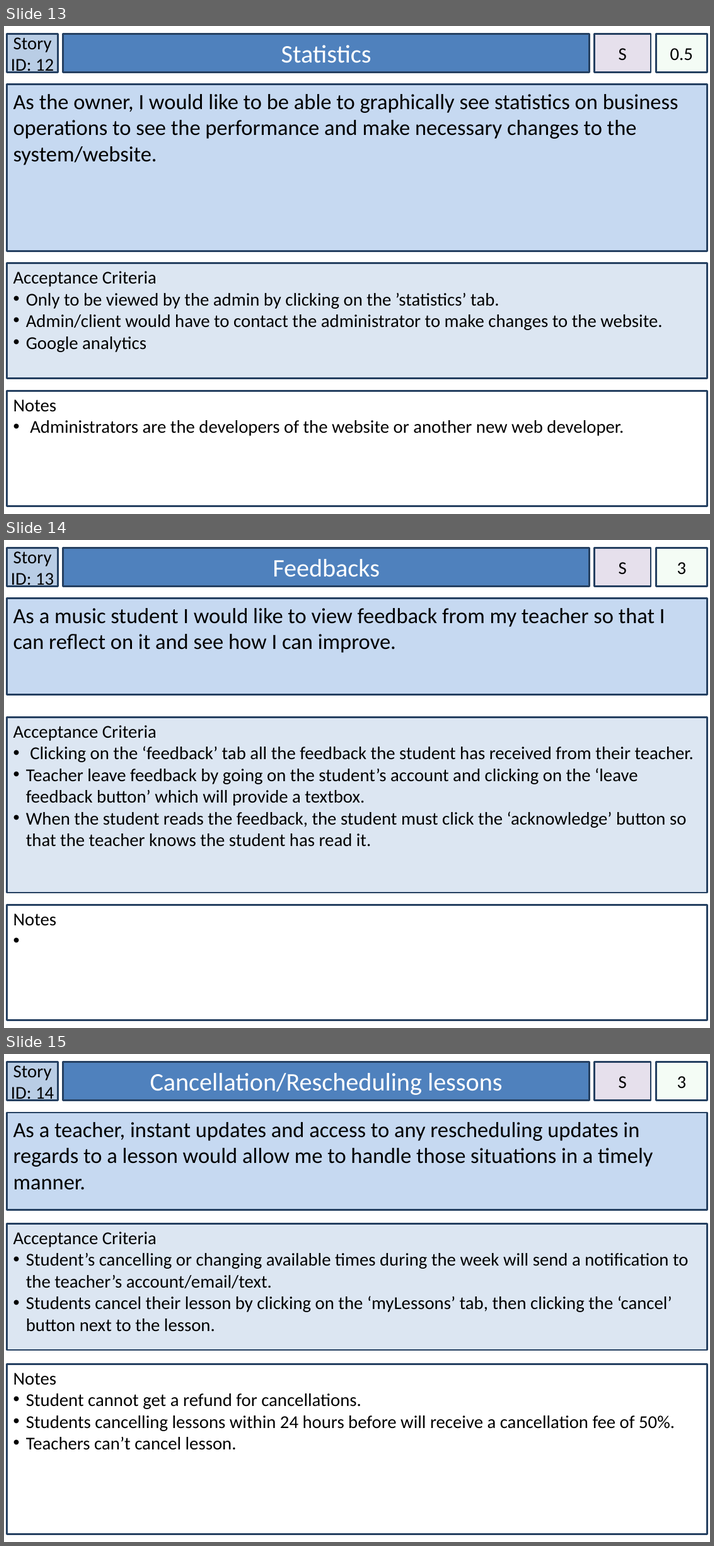
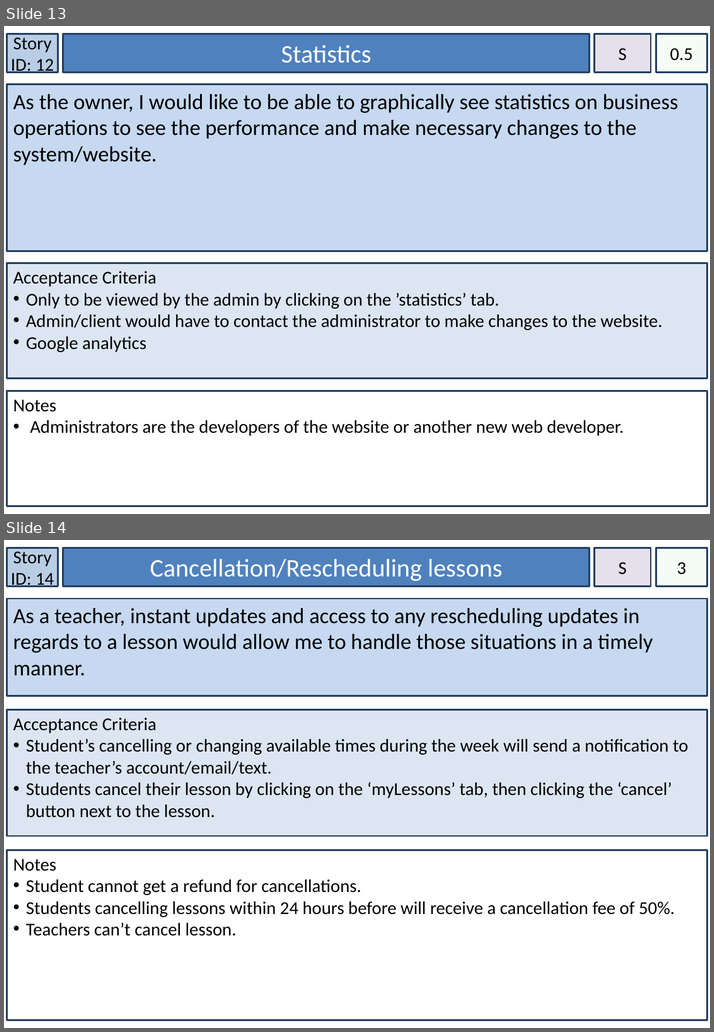
Before and after one commit to AsianJohnBoi/IFB299-Music-School, a slide deck: Documentation/Story cards/PinkSpoon Story Cards.pptx. Shown one above the other, each under a label of ours: slides 13, 14 and 15 before the commit, slides 13 and 14 after it. The pictures are 714x1546 and 714x1032 pixels, drawn with LibreOffice and Linux fonts; fonts in the diff are those of the drawing. Boxes give left, top, right and bottom in pixels: in the first picture for what was removed or moved away, otherwise in the second. Text is boxed around its words. In the diff, an @@ line names an element or a change of style, - is before the commit and + after.

```diff
--- a/Documentation/Story cards/PinkSpoon Story Cards.pptx
+++ b/Documentation/Story cards/PinkSpoon Story Cards.pptx
@@ slide 14 removed at (x1=4, y1=540, x2=710, y2=1028), background #FFFFFF @@
@@ rectangle removed at (x1=7, y1=548, x2=58, y2=586) @@
-Story ID: 13
@@ rectangle removed at (x1=63, y1=548, x2=589, y2=586) @@
-Feedbacks
@@ rectangle removed at (x1=594, y1=548, x2=651, y2=586) @@
-S
@@ rectangle removed at (x1=655, y1=548, x2=707, y2=586) @@
-3
@@ rectangle removed at (x1=7, y1=599, x2=707, y2=694) @@
-As a music student I would like to view feedback from my teacher so that I can reflect on it and see how I can improve.
@@ rectangle removed at (x1=7, y1=718, x2=707, y2=893) @@
-Acceptance Criteria
-• Clicking on the ‘feedback’ tab all the feedback the student has received from their teacher.
-• Teacher leave feedback by going on the student’s account and clicking on the ‘leave feedback button’ which will provide a textbox.
-• When the student reads the feedback, the student must click the ‘acknowledge’ button so that the teacher knows the student has read it.
@@ rectangle removed at (x1=7, y1=905, x2=707, y2=1021) @@
-Notes
@@ what was slide 15 is now slide 14 @@
```
Also in this commit, not shown: 1 slide changed, 6 other files.
